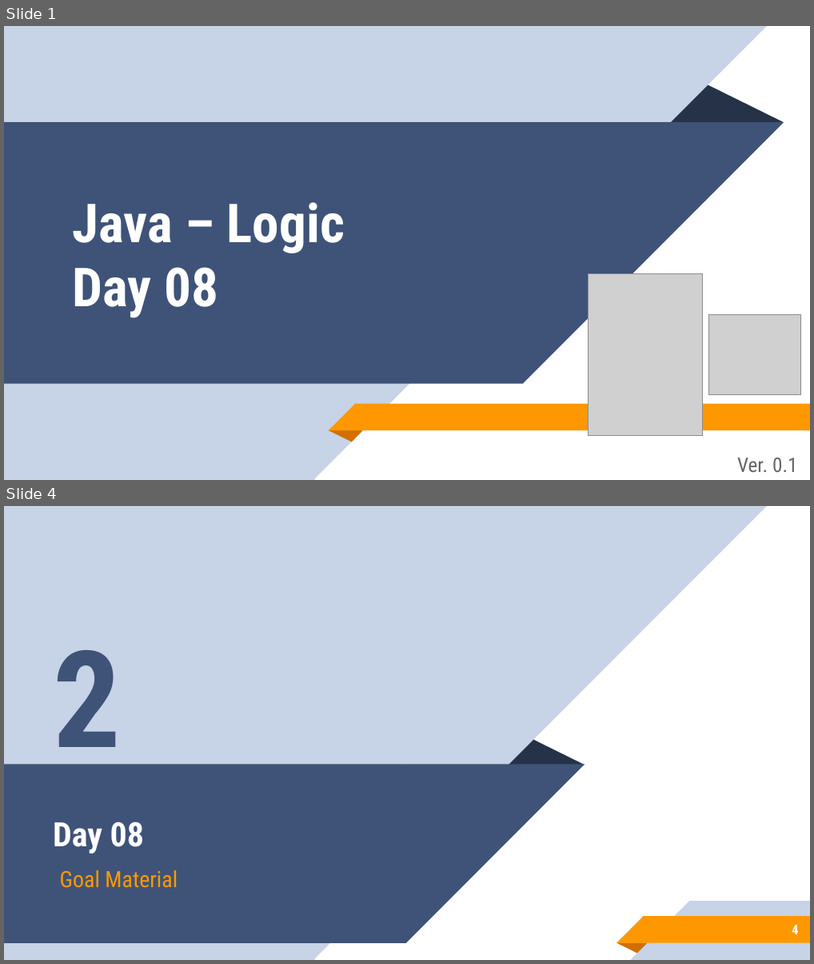
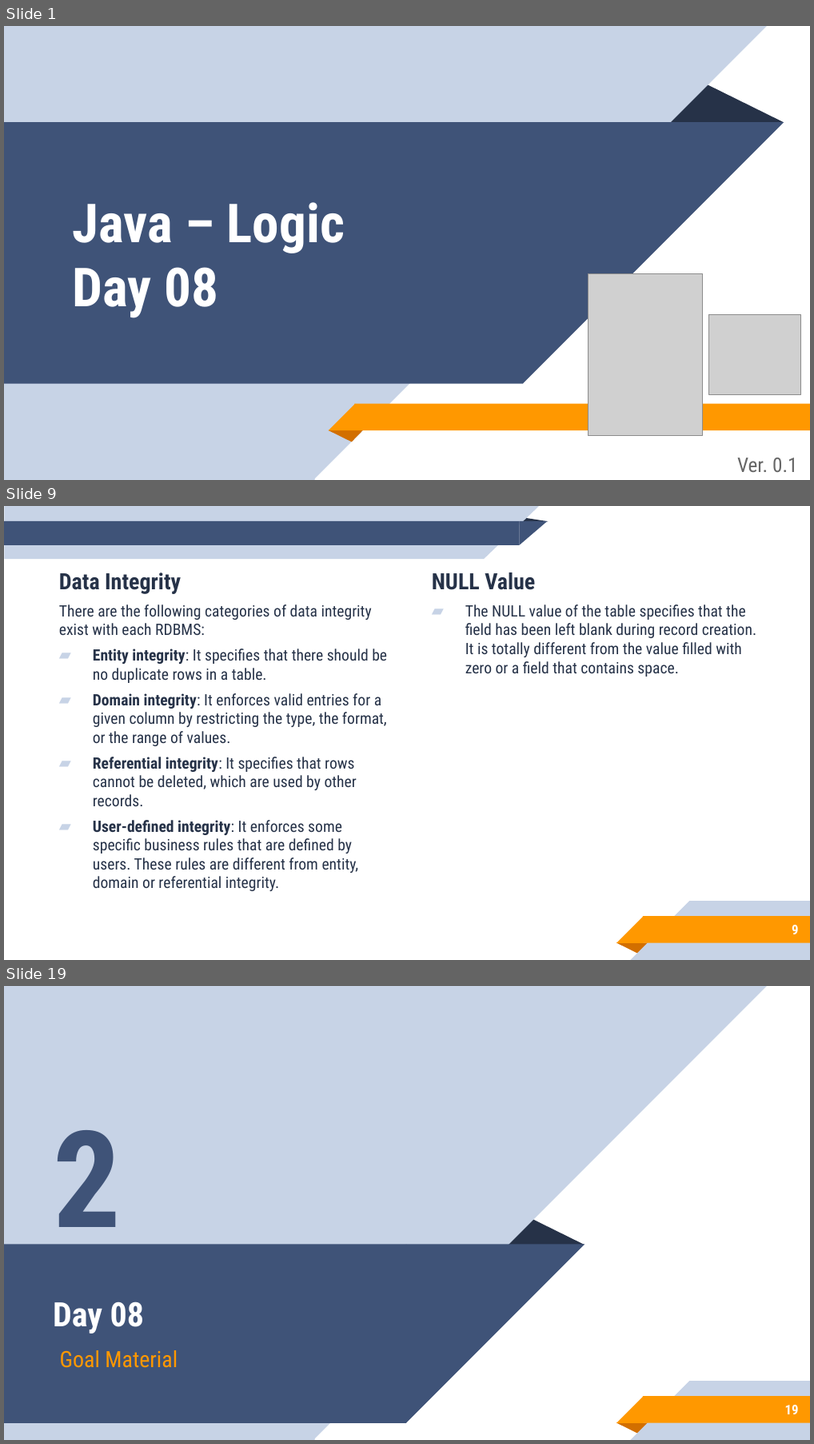
Before and after one commit to aronipurwanto/materi-xa, a slide deck: java/java-logic/Slide-Java-Logic-08.pptx. Shown one above the other, each under a label of ours: slides 1 and 4 before the commit, slides 1, 9 and 19 after it; the slides between them are not shown. The pictures are 814x964 and 814x1444 pixels, drawn with LibreOffice and Linux fonts; fonts in the diff are those of the drawing; grey boxes stand for pictures. Boxes give left, top, right and bottom in pixels: in the first picture for what was removed or moved away, otherwise in the second. Text is boxed around its words. In the diff, an @@ line names an element or a change of style, - is before the commit and + after.

```diff
--- a/java/java-logic/Slide-Java-Logic-08.pptx
+++ b/java/java-logic/Slide-Java-Logic-08.pptx
@@ slide 9 added at bbox=[4, 506, 810, 960], background #FFFFFF; not listed: 5 template elements that a slide beside it also shows @@
@@ group added at bbox=[4, 506, 548, 560]: 2 rectangles, 2 right triangles, 1 triangle @@
@@ text added at bbox=[59, 572, 387, 891], 14 pt, text #263248 @@
+Data Integrity
+There are the following categories of data integrity exist with each RDBMS:
+▰ Entity integrity: It specifies that there should be no duplicate rows in a table.
+▰ Domain integrity: It enforces valid entries for a given column by restricting the type, the format, or the range of values.
+▰ Referential integrity: It specifies that rows cannot be deleted, which are used by other records.
+▰ User-defined integrity: It enforces some specific business rules that are defined by users. These rules are different from entity, domain or referential integrity.
@@ text added at bbox=[432, 572, 757, 676], 14 pt, text #263248 @@
+NULL Value
+▰ The NULL value of the table specifies that the field has been left blank during record creation. It is totally different from the value filled with zero or a field that contains space.
@@ page number added at bbox=[792, 924, 798, 934], 12 pt, text #FFFFFF, bold @@
+9
@@ what was slide 4 is now slide 19 @@
@@ page number at bbox=[786, 1404, 799, 1414]: text changed @@
-4
+19
```
Also in this commit, not shown: 1 slide changed, 15 other slides added, 1 slide removed, 21 other files.
